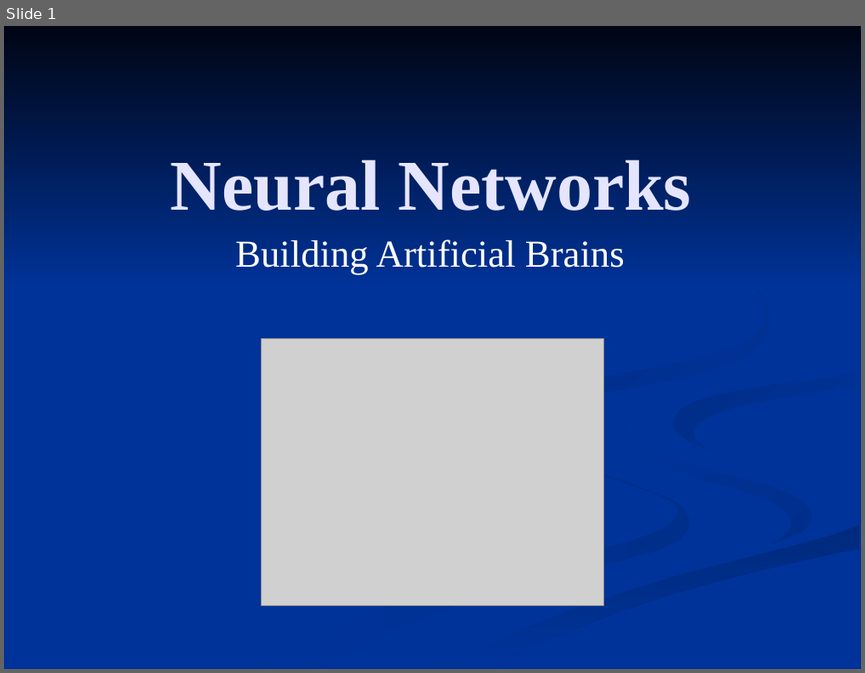
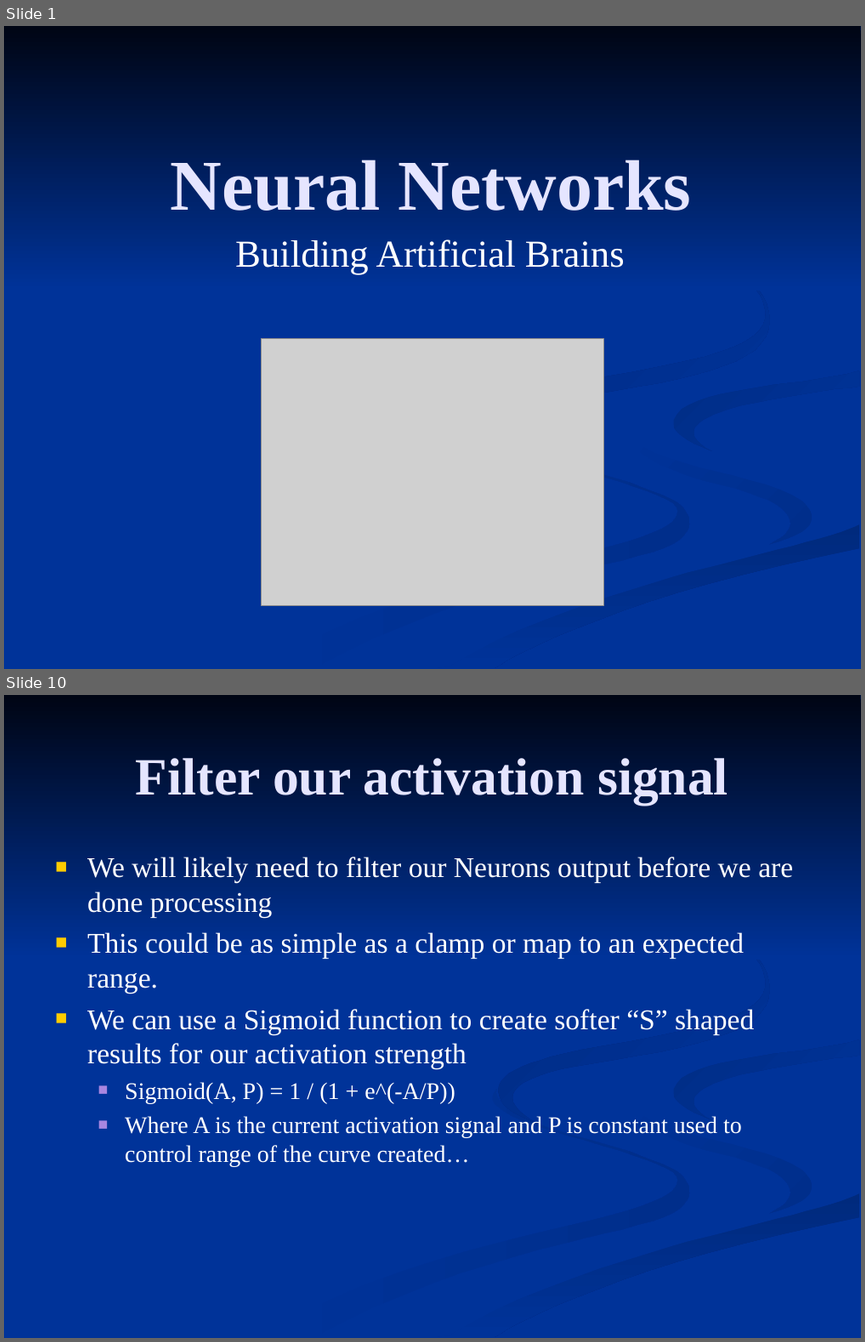
Before and after one commit to FleepyBeepy/Artificial-Intelligence, a slide deck: Lecture Slides/8.2 - Neural Networks.ppt. Shown one above the other, each under a label of ours: slide 1 before the commit, slides 1 and 10 after it; the slides between them are not shown. The pictures are 865x673 and 865x1342 pixels, drawn with LibreOffice and Linux fonts; fonts in the diff are those of the drawing; grey boxes stand for pictures. Boxes give left, top, right and bottom in pixels: in the first picture for what was removed or moved away, otherwise in the second. Text is boxed around its words. In the diff, an @@ line names an element or a change of style, - is before the commit and + after.

```diff
--- a/Lecture Slides/8.2 - Neural Networks.ppt
+++ b/Lecture Slides/8.2 - Neural Networks.ppt
@@ slide 10 added at <box>4,695,861,1338</box>, background #003399; not listed: 7 template elements that a slide beside it also shows @@
@@ title added at <box>136,758,728,805</box>, 44 pt, text #E5E5FF, bold @@
+Filter our activation signal
@@ text added at <box>87,857,793,1166</box>, 24 pt, text #FFFFFF @@
+■ We will likely need to filter our Neurons output before we are done processing
+■ This could be as simple as a clamp or map to an expected range.
+■ We can use a Sigmoid function to create softer “S” shaped results for our activation strength
+  ■ Sigmoid(A, P) = 1 / (1 + e^(-A/P))
+  ■ Where A is the current activation signal and P is constant used to control range of the curve created…
```
Also in this commit, not shown: 3 other slides changed, 14 other slides added, 2 slides removed.
